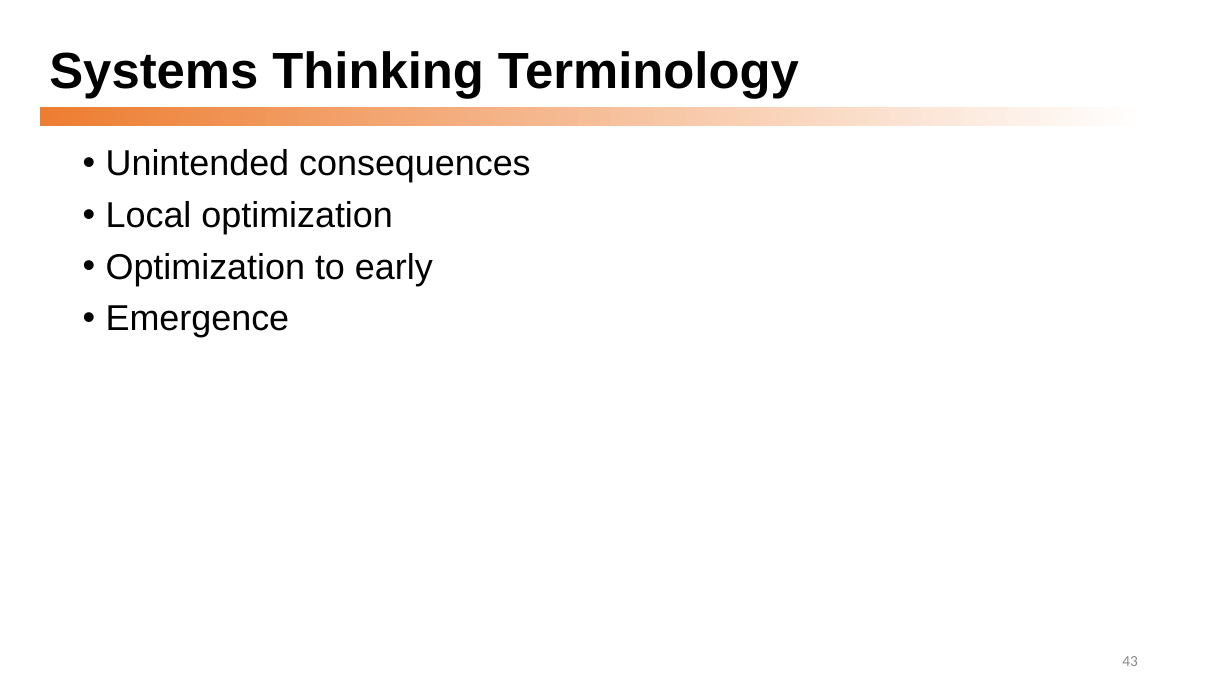
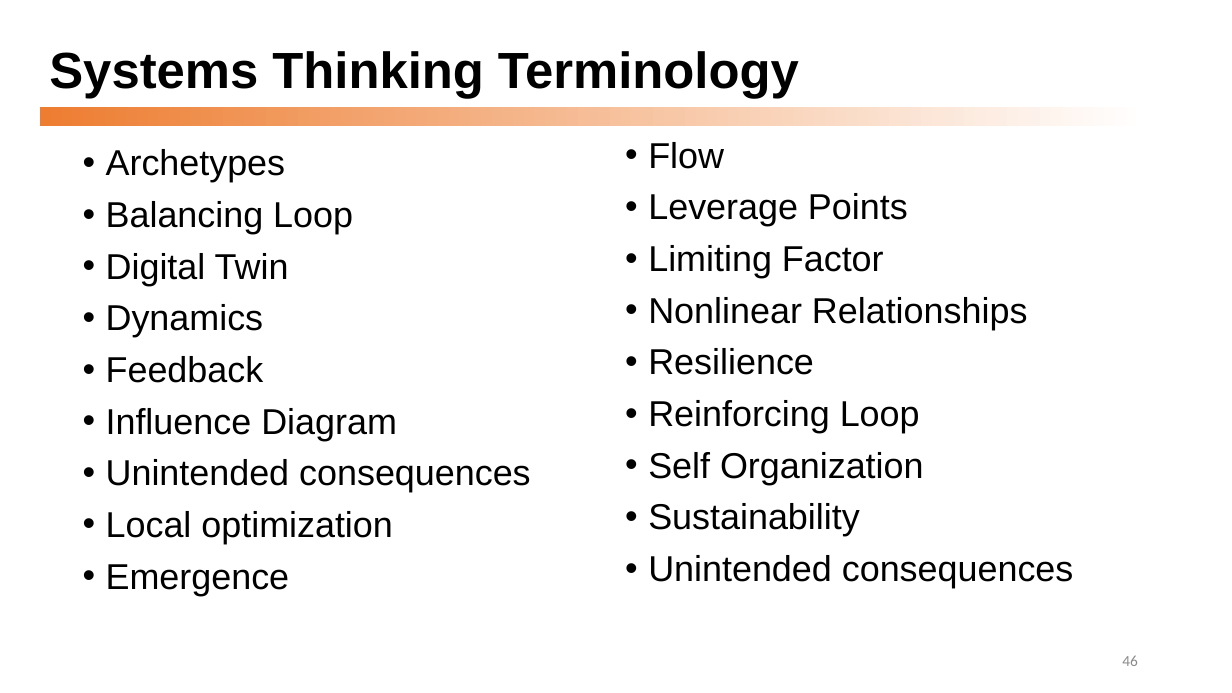
Before and after one commit to dmccreary/graph-systems-thinking, a slide deck: slide 46 of docs/presentations/Graph-Systems-Thinking-Half-Day-Workshop.pptx (slide 43 before the commit). Drawn at 1232x693 pixels with LibreOffice and Linux fonts; fonts in the diff are those of the drawing. Boxes give left, top, right and bottom in pixels: in the first picture for what was removed or moved away, otherwise in the second. Text is boxed around its words. In the diff, an @@ line names an element or a change of style, - is before the commit and + after.

```diff
--- a/docs/presentations/Graph-Systems-Thinking-Half-Day-Workshop.pptx
+++ b/docs/presentations/Graph-Systems-Thinking-Half-Day-Workshop.pptx
@@ text at [106,149,397,441]: paragraphs added @@
+• Archetypes
+• Balancing Loop
+• Digital Twin
+• Dynamics
+• Feedback
+• Influence Diagram
@@ text added at [648,142,1074,588], 28 pt, text #000000 @@
+• Flow
+• Leverage Points
+• Limiting Factor
+• Nonlinear Relationships
+• Resilience
+• Reinforcing Loop
+• Self Organization
+• Sustainability
+• Unintended consequences
@@ text at [106,253,433,286]: paragraph removed @@
-• Optimization to early
@@ page number at [1122,655,1138,666]: text changed @@
-43
+46
```
Also in this commit, not shown: 5 other slides changed, 3 slides added, 1 other file.
